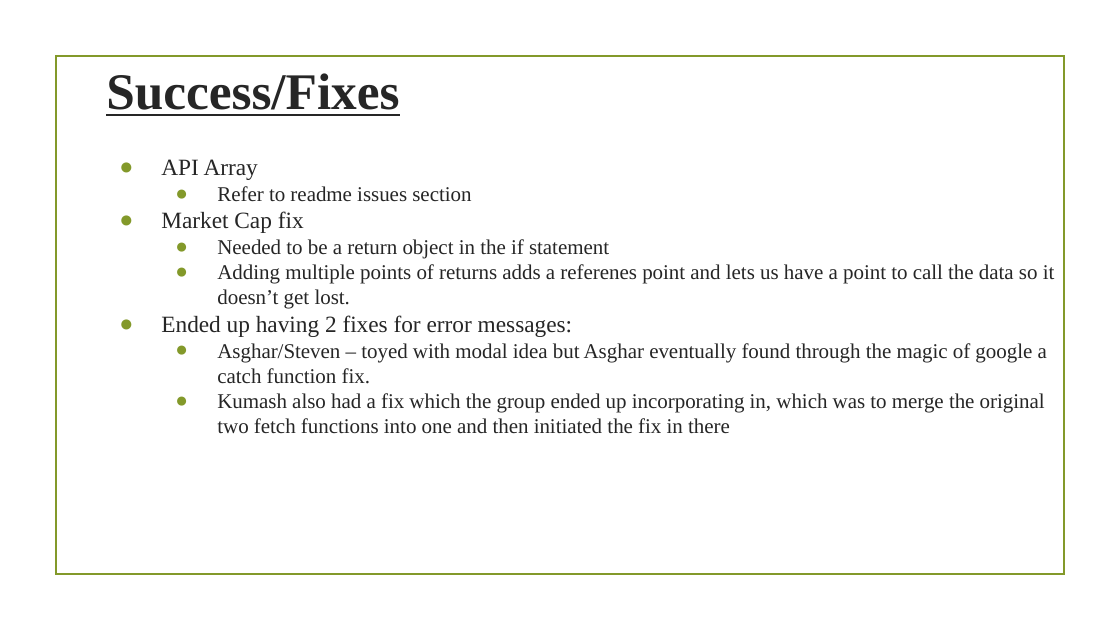
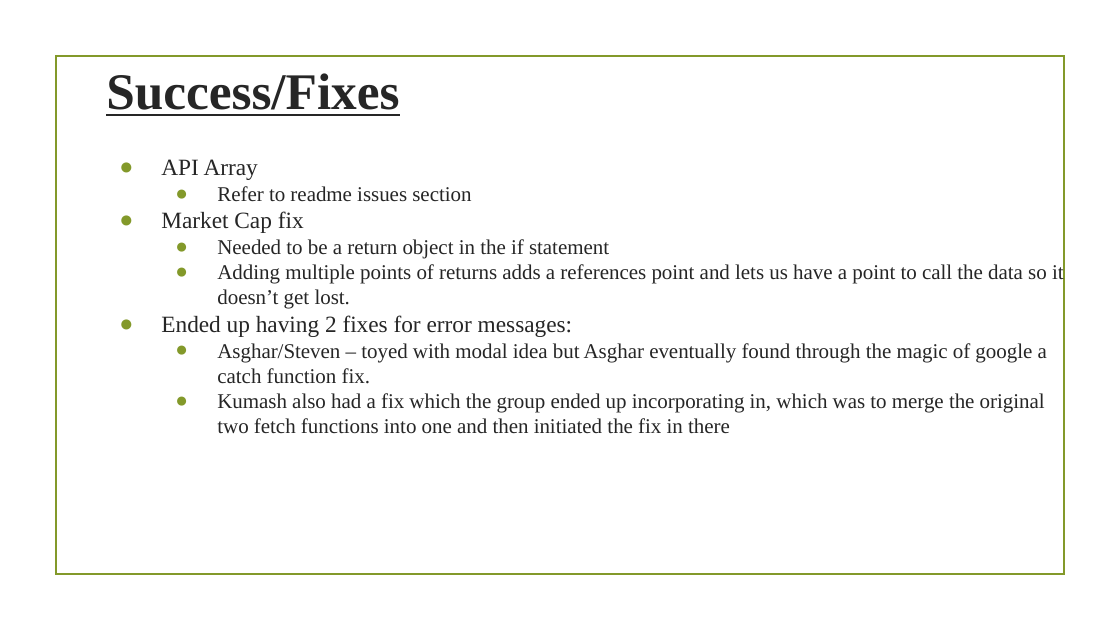
Before and after one commit to StevenTraboulay/StockApp.github.io, a slide deck: slide 5 of Rough work/Project Presentation.pptx. Drawn at 1120x630 pixels with LibreOffice and Linux fonts; fonts in the diff are those of the drawing; background and template pictures are left out. Boxes give left, top, right and bottom in pixels: in the first picture for what was removed or moved away, otherwise in the second. Text is boxed around its words. In the diff, an @@ line names an element or a change of style, - is before the commit and + after.

```diff
--- a/Rough work/Project Presentation.pptx
+++ b/Rough work/Project Presentation.pptx
@@ text at (x1=217, y1=263, x2=1064, y2=309): text changed @@
-    ● Adding multiple points of returns adds a referenes point and lets us have a point to call the data so it doesn’t get lost.
+    ● Adding multiple points of returns adds a references point and lets us have a point to call the data so it doesn’t get lost.
```
Also in this commit, not shown: 2 other slides changed.
